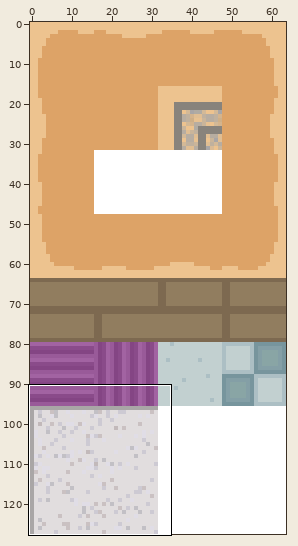
Sprite sheet: Assets/Sprites/Tilemap_plus.png. The picture above shows the old version from afar; the outline marks the close-up.
Close-up. Old version:
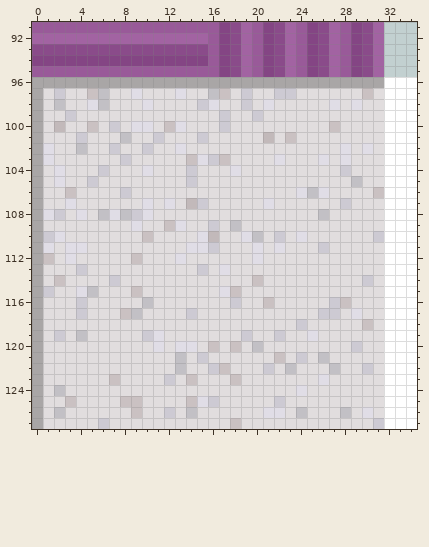
The file is 64x128 pixels. Colours within 5 levels of each other are drawn and written as one. Shown: x 0..34, y 91..127. The commit also changed other parts of the picture, which this record leaves out.
The same view after the edit:
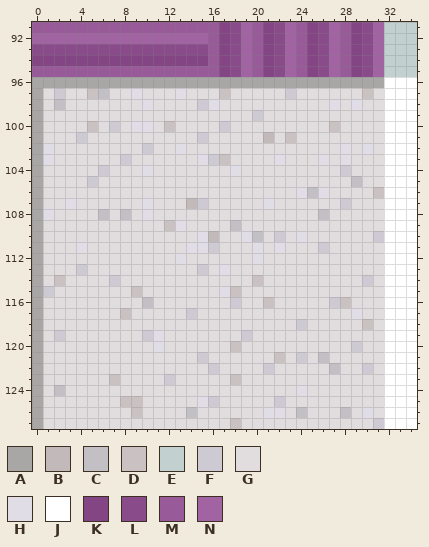
Palette (. is transparent): A #a9a6a6  B #c2b9ba  C #c2c0c5  D #cac1c2  E #c2d0d0  F #cdcad3  G #e1ddde  H #e0dde6  J #ffffff  K #844584  L #8a4b8a  M #995a99  N #a263a2
The edit:
y 97: x 16 C -> G; x 19 F -> G; x 22 F -> G
y 98: x 5..6 HC -> GG; x 19 F -> G; x 21 H -> G
y 99: x 3 F -> G; x 17 F -> G
y 100: x 2 B -> G; x 13 H -> G
y 101: x 8 C -> G; x 11 F -> G
y 102: x 4 C -> G; x 7 F -> G
y 103: x 14 D -> G
y 104..105: x 2 H -> G; x 14 F -> G
y 106: x 3 D -> G; x 8 F -> G
y 107: x 12 H -> G
y 108: x 2 F -> G; x 4 H -> G; x 7 H -> G; x 9 F -> G
y 109: x 9 H -> G; x 16 F -> G
y 110: x 1..2 FH -> GG; x 10 D -> G
y 111: x 1 H -> G; x 3 H -> G
y 112: x 1 D -> G; x 3 H -> G; x 9 D -> G
y 115: x 4..5 HC -> GG
y 116: x 4 F -> G
y 117: x 4 F -> G; x 9 C -> G; x 26..27 FF -> GG
y 119: x 4 C -> G; x 22 F -> G; x 25 H -> G
y 120: x 13..14 HH -> GG; x 16 D -> G; x 20 C -> G
y 121: x 13 C -> G
y 122: x 13 C -> G; x 17 D -> G; x 23 C -> G
y 123: x 14 D -> G; x 26 H -> G
y 125: x 3 D -> G; x 14 D -> G
y 126: x 2 C -> G; x 12 F -> G
y 127: x 6 F -> G
Pixel boxes of the changes (left, top, right, bottom) in both close-ups:
changed: (43, 88, 340, 429)
